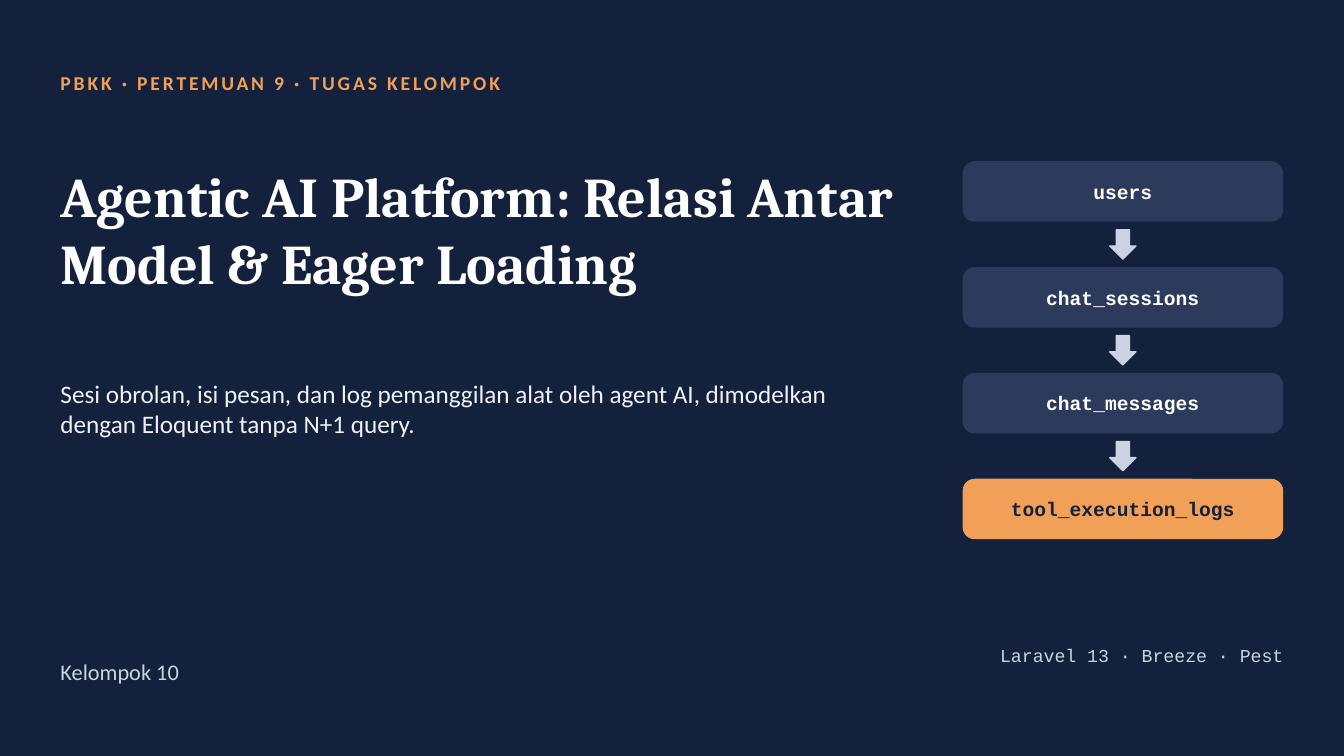
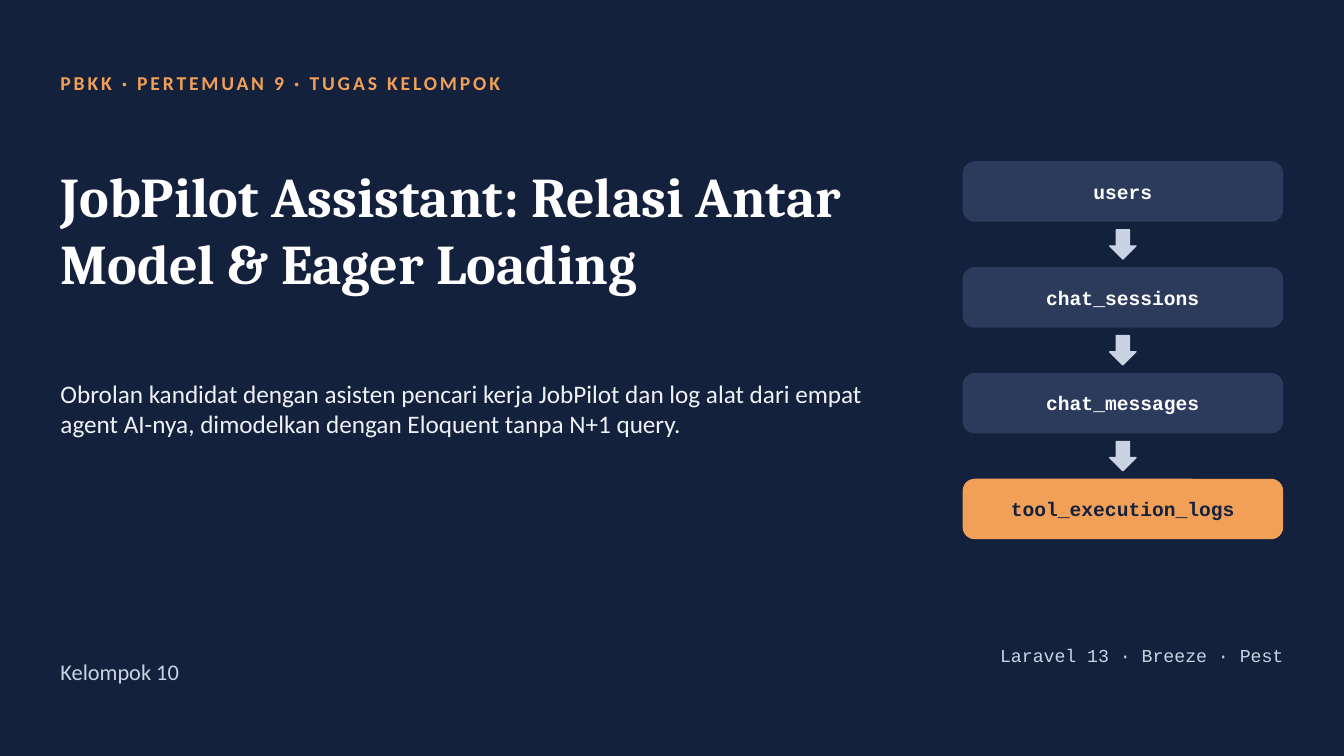
Before and after one commit to StillFurball/ORM, a slide deck: slide 1 of pertemuan-9.pptx. Drawn at 1344x756 pixels with LibreOffice and Linux fonts; fonts in the diff are those of the drawing. Boxes give left, top, right and bottom in pixels: in the first picture for what was removed or moved away, otherwise in the second. Text is boxed around its words. In the diff, an @@ line names an element or a change of style, - is before the commit and + after.

Commit message:
Kaitkan skema relasi dengan proyek JobPilot
- Ganti agent dummy (SecurityScanner, MalwareScanner, LogAnalyzer) dengan
  empat agent JobPilot: JobDiscoveryAgent, JobMatchingAgent,
  CvTailoringAgent, EmailApplicationAgent (polymorphic loggable)
- Factory dan seeder mengikuti alur JobPilot: search_jobs, score_match,
  tailor_cv, draft_email
- Perbarui test, README (ERD, 10 query Debugbar), screenshot Debugbar,
  dan slide pitch pertemuan 9

```diff
--- a/pertemuan-9.pptx
+++ b/pertemuan-9.pptx
@@ title at (60,178,841,297): text changed @@
-Agentic AI Platform: Relasi Antar Model & Eager Loading
+JobPilot Assistant: Relasi Antar Model & Eager Loading
@@ text at (60,385,861,438): text changed @@
-Sesi obrolan, isi pesan, dan log pemanggilan alat oleh agent AI, dimodelkan dengan Eloquent tanpa N+1 query.
+Obrolan kandidat dengan asisten pencari kerja JobPilot dan log alat dari empat agent AI-nya, dimodelkan dengan Eloquent tanpa N+1 query.
```
Also in this commit, not shown: 4 other slides changed, 23 other files.
